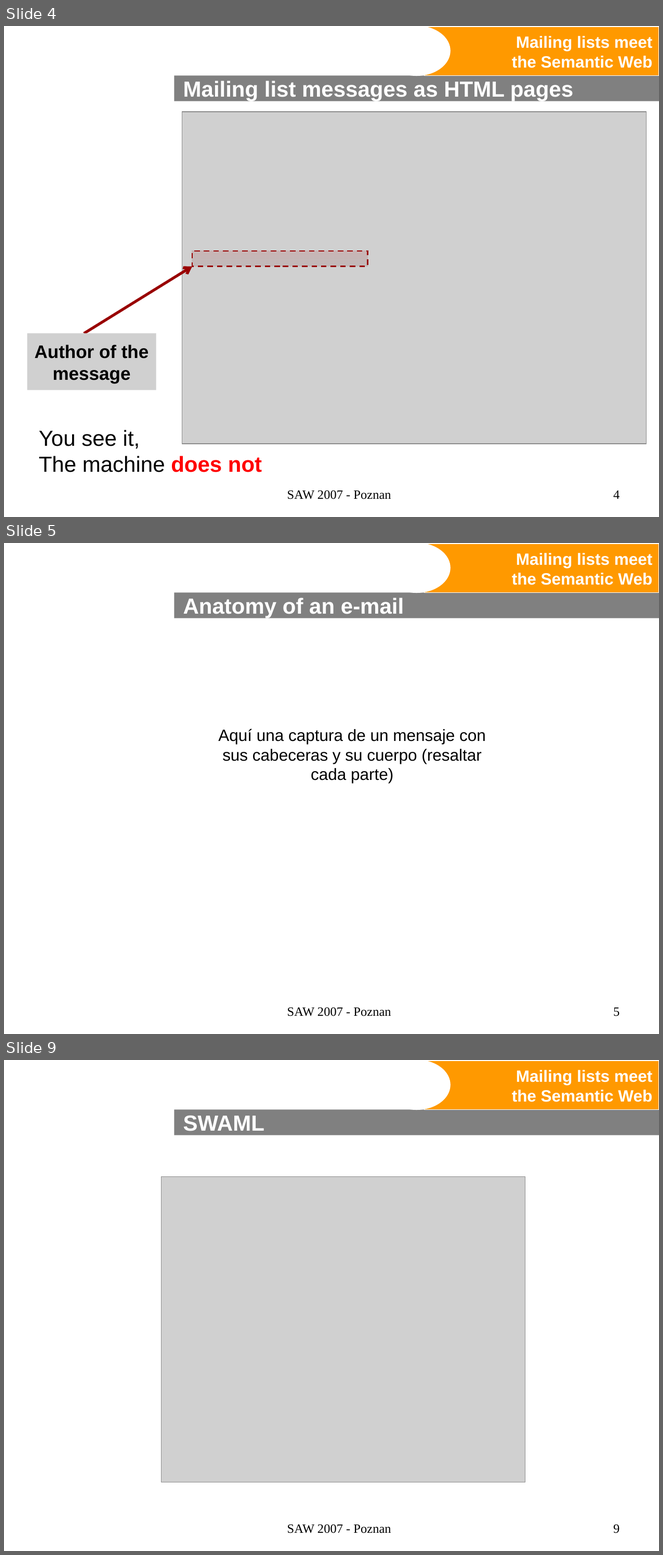
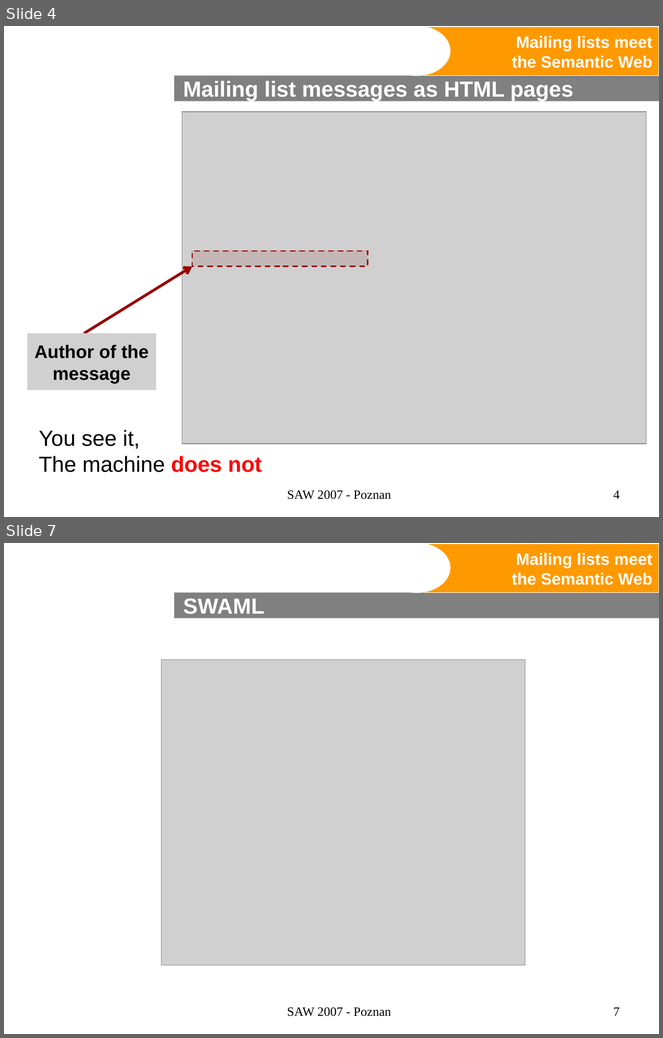
Before and after one commit to BackupTheBerlios/swaml-svn, a slide deck: trunk/doc/talks/20070427-saw2007/swaml.ppt. Shown one above the other, each under a label of ours: slides 4, 5 and 9 before the commit, slides 4 and 7 after it; the slides between them are not shown. The pictures are 663x1555 and 663x1038 pixels, drawn with LibreOffice and Linux fonts; fonts in the diff are those of the drawing; grey boxes stand for pictures; background and template pictures are left out. Boxes give left, top, right and bottom in pixels: in the first picture for what was removed or moved away, otherwise in the second. Text is boxed around its words. In the diff, an @@ line names an element or a change of style, - is before the commit and + after.

```diff
--- a/trunk/doc/talks/20070427-saw2007/swaml.ppt
+++ b/trunk/doc/talks/20070427-saw2007/swaml.ppt
@@ slide 5 removed at (4, 543, 659, 1034), background #FFFFFF; not listed: 3 template elements that a slide beside it also shows @@
@@ title removed at (183, 598, 404, 618) @@
-Anatomy of an e-mail
@@ text removed at (218, 729, 486, 783) @@
-Aquí una captura de un mensaje con sus cabeceras y su cuerpo (resaltar cada parte)
@@ text removed at (287, 1007, 391, 1017) @@
-SAW 2007 - Poznan
@@ page number removed at (613, 1008, 620, 1017) @@
-5
@@ what was slide 9 is now slide 7 @@
@@ page number at (613, 1008, 620, 1016): text changed @@
-9
+7
```
Also in this commit, not shown: 4 slides changed, 3 slides added, 4 other slides removed.
